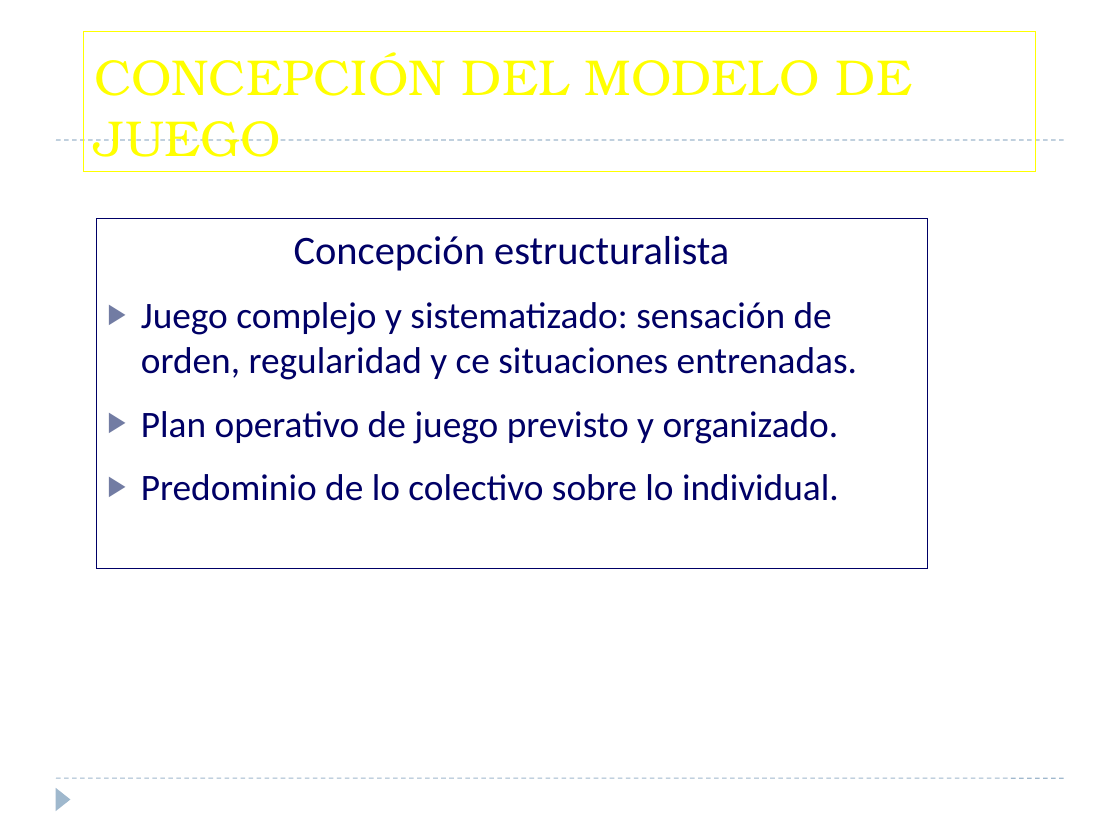
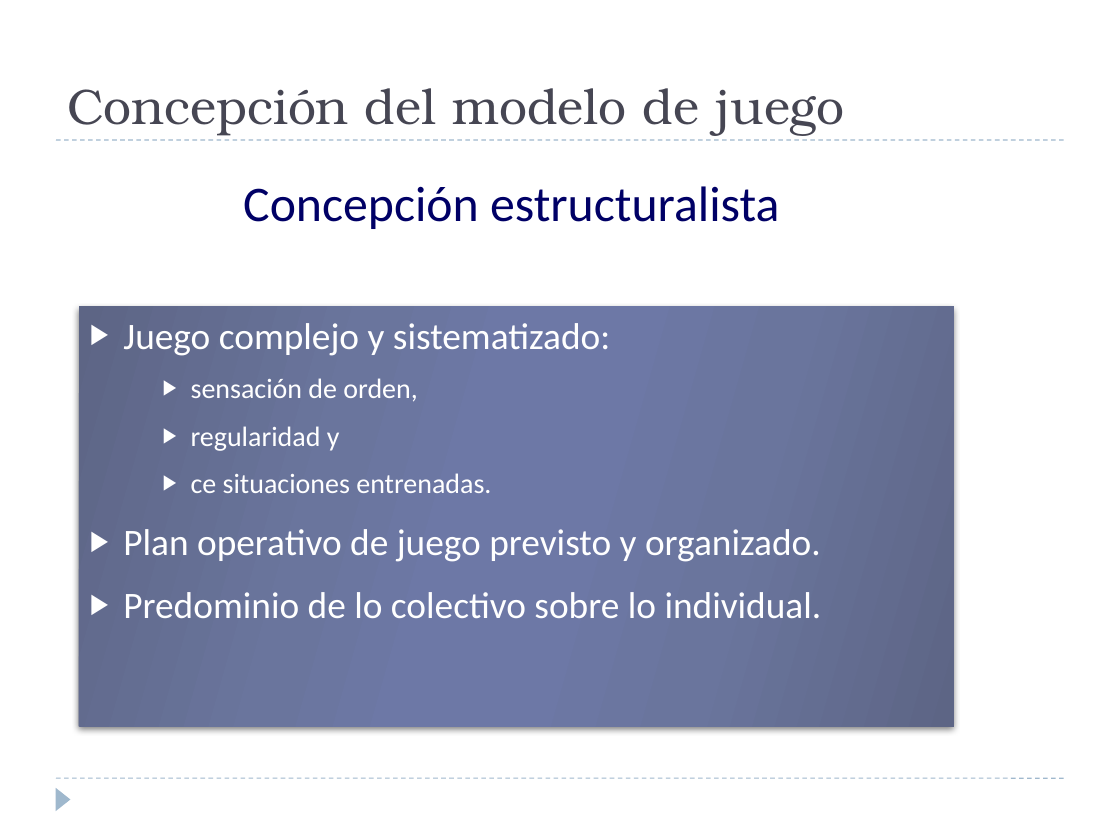
Before and after one commit to jahama/lbh_planificacion_temp_2011-12, a slide deck: slide 4 of ataque/modelo-juego-ofensivo.pptx (slide 3 before the commit). Drawn at 1120x840 pixels with LibreOffice and Linux fonts; fonts in the diff are those of the drawing. Boxes give left, top, right and bottom in pixels: in the first picture for what was removed or moved away, otherwise in the second. Text is boxed around its words. In the diff, an @@ line names an element or a change of style, - is before the commit and + after.

Commit message:
creo el documento para el modelo de juego ofensivo

```diff
--- a/ataque/modelo-juego-ofensivo.pptx
+++ b/ataque/modelo-juego-ofensivo.pptx
@@ title "Concepción del modelo de juego": place and size @@
-title "Concepción del modelo de juego" at <box>84,31,1036,171</box>
+title "Concepción del modelo de juego" at <box>67,88,844,136</box>
@@ title "Concepción del modelo de juego" at <box>67,88,844,136</box>: outline #FFFF00 0.75 pt to none @@
@@ title at <box>67,88,844,136</box>: text changed; size 32.4 to 32 pt; text colour #FFFF00 to #464653 @@
-CONCEPCIÓN DEL MODELO DE JUEGO
+Concepción del modelo de juego
@@ text added at <box>243,186,779,229</box>, 32 pt, text #000066 @@
+Concepción estructuralista
@@ text "Juego complejo y sistematizado:": place and size @@
-text "Juego complejo y sistematizado:" at <box>96,218,927,569</box>
+text "Juego complejo y sistematizado:" at <box>78,306,953,726</box>
@@ text "Juego complejo y sistematizado:" at <box>78,306,953,726</box>: fill none to gradient #5D6585 to #6B759E to #6E79A7; outline #000066 0.75 pt to none; shadow on @@
@@ text at <box>123,323,610,493</box>: text changed; size 24 to 18 pt; text colour #000066 to #FFFFFF @@
-Concepción estructuralista
-▶ Juego complejo y sistematizado: sensación de orden, regularidad y ce situaciones entrenadas.
+▶ Juego complejo y sistematizado:
+    ▶ sensación de orden,
+    ▶ regularidad y
+    ▶ ce situaciones entrenadas.
@@ text at <box>123,529,822,618</box>: text colour #000066 to #FFFFFF in "Plan operativo de juego previsto y organizado.", "Predominio de lo colectivo sobre lo individual."; bullet colour #727CA3 to #FFFFFF @@
```
Also in this commit, not shown: 5 other slides changed, 8 slides added.
